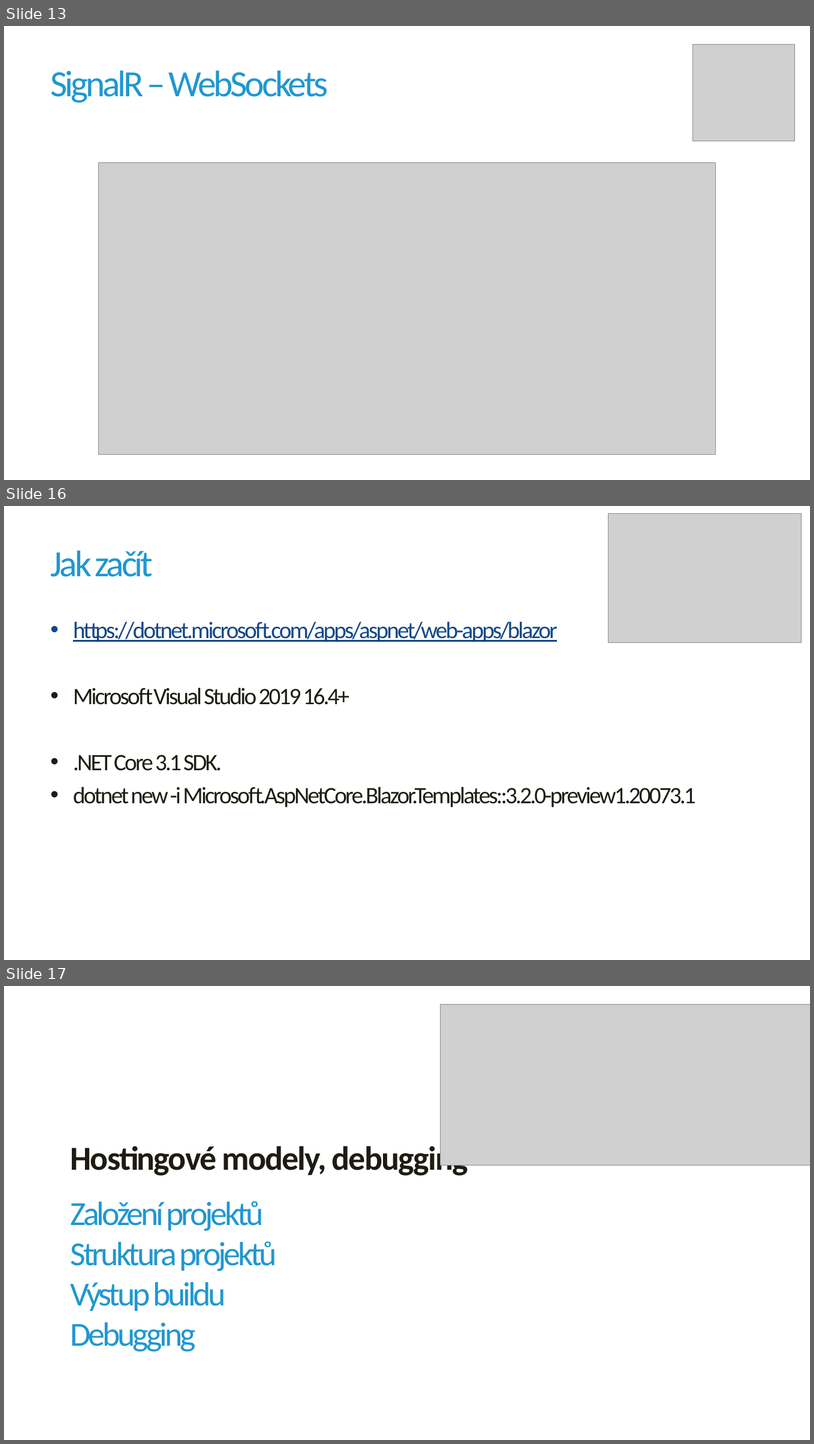
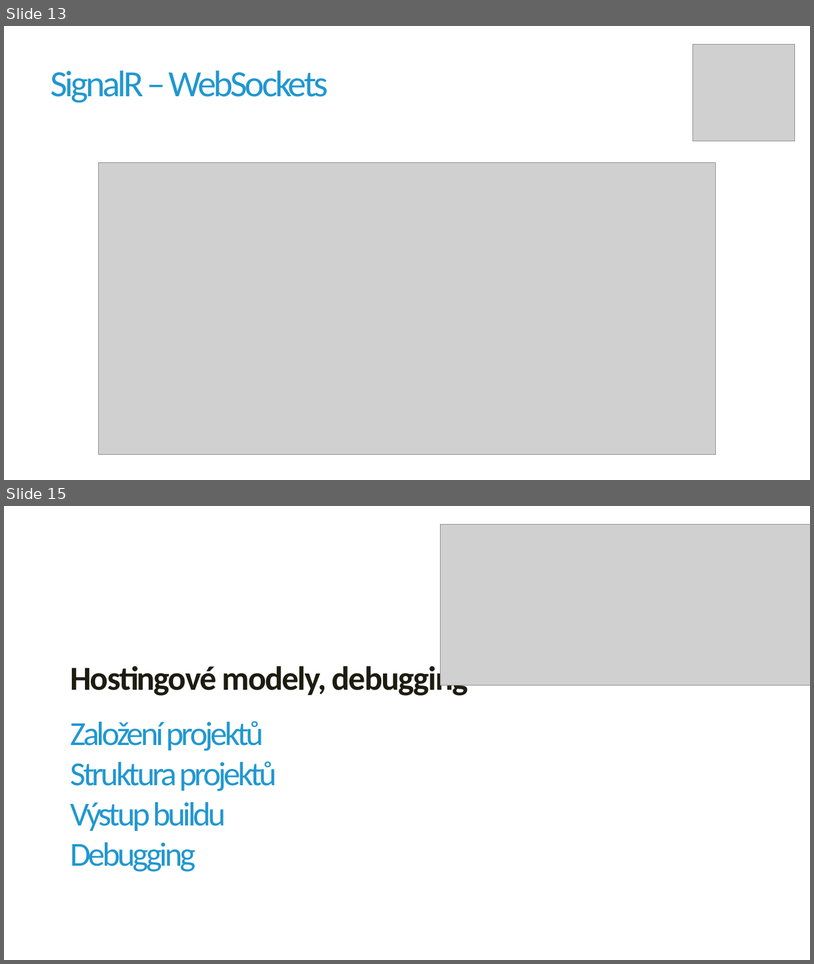
Before and after one commit to jirikanda/BlazorDemos, a slide deck: Presentation/01 - Blazor - Hostingové modely.pptx. Shown one above the other, each under a label of ours: slides 13, 16 and 17 before the commit, slides 13 and 15 after it; the slides between them are not shown. The pictures are 814x1444 and 814x964 pixels, drawn with LibreOffice and Linux fonts; fonts in the diff are those of the drawing; grey boxes stand for pictures; background and template pictures are left out. Boxes give left, top, right and bottom in pixels: in the first picture for what was removed or moved away, otherwise in the second. Text is boxed around its words. In the diff, an @@ line names an element or a change of style, - is before the commit and + after.

```diff
--- a/Presentation/01 - Blazor - Hostingové modely.pptx
+++ b/Presentation/01 - Blazor - Hostingové modely.pptx
@@ slide 16 removed at <box>4,506,810,960</box>, background #FFFFFF @@
@@ picture removed at <box>609,514,802,643</box> @@
@@ title removed at <box>50,550,153,577</box> @@
-Jak začít
@@ text removed at <box>73,621,696,807</box> @@
-• https://dotnet.microsoft.com/apps/aspnet/web-apps/blazor
-• Microsoft Visual Studio 2019 16.4+
-• .NET Core 3.1 SDK.
-• dotnet new -i Microsoft.AspNetCore.Blazor.Templates::3.2.0-preview1.20073.1
@@ what was slide 17 is now slide 15 @@
```
Also in this commit, not shown: 1 slide changed, 2 slides added, 1 other slide removed, 4 other files.
